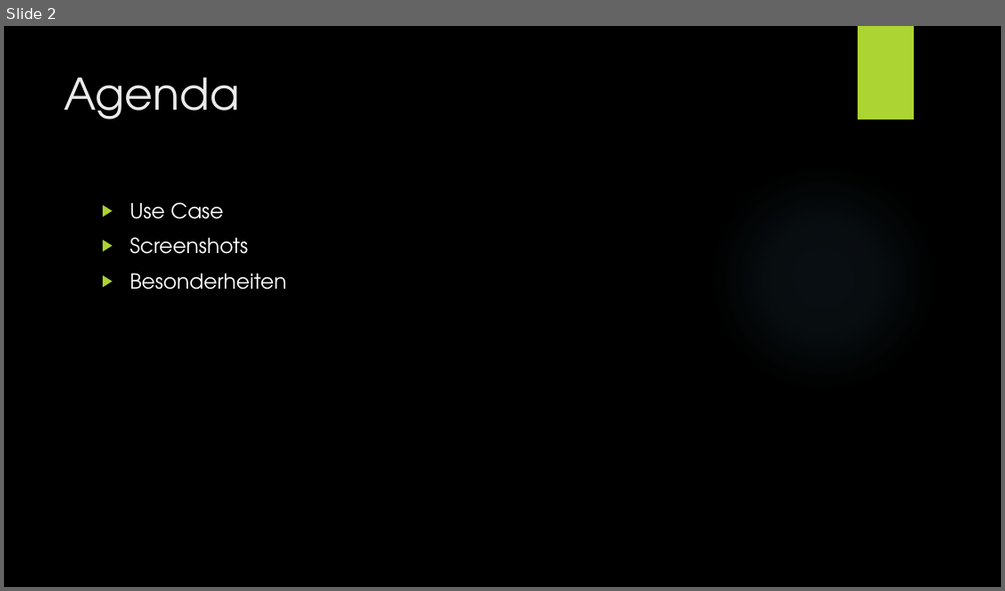
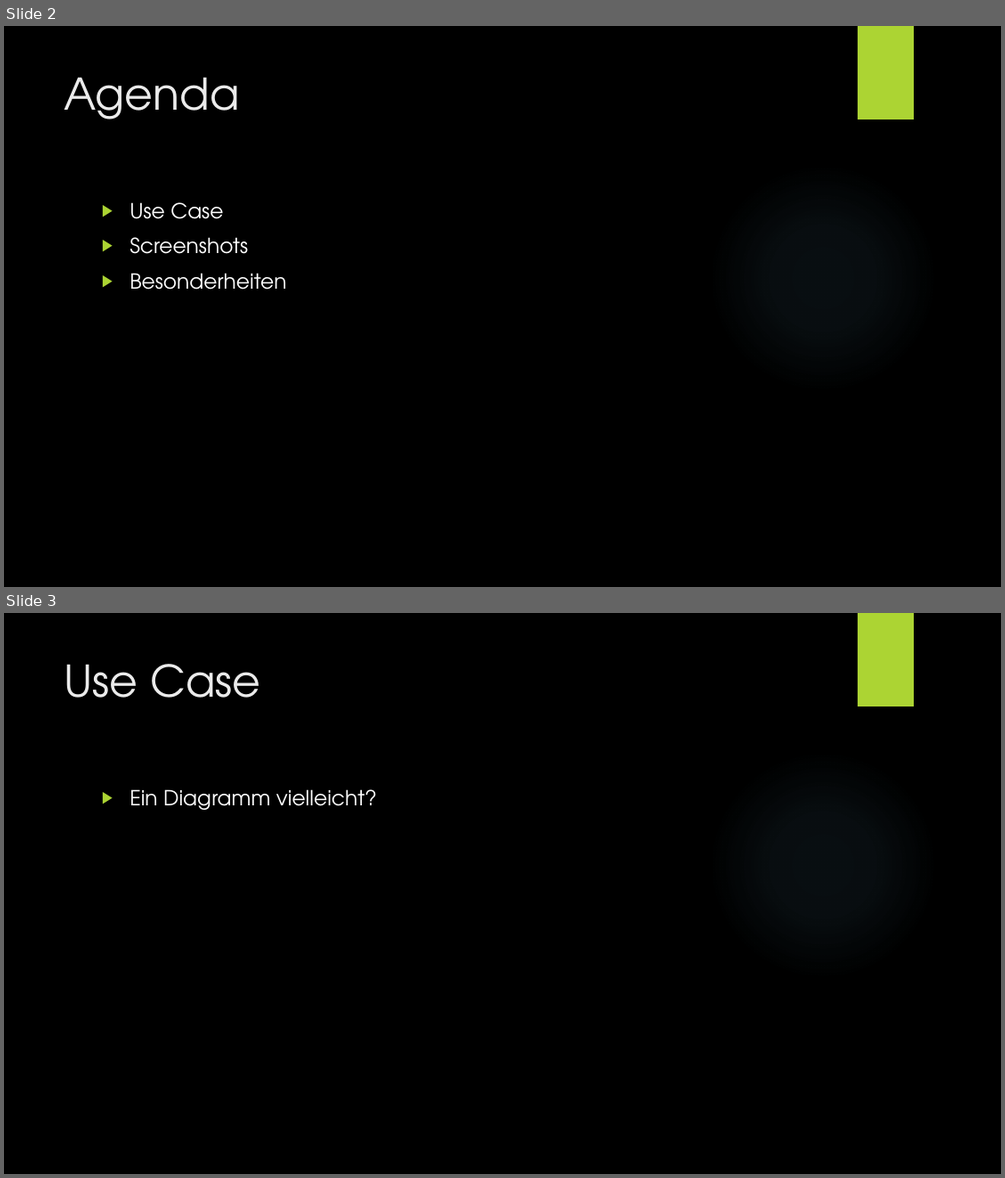
Before and after one commit to Wenja26/rezept, a slide deck: Rezptapp.pptx. Shown one above the other, each under a label of ours: slide 2 before the commit, slides 2 and 3 after it. The pictures are 1005x591 and 1005x1178 pixels, drawn with LibreOffice and Linux fonts; fonts in the diff are those of the drawing; background and template pictures are left out. Boxes give left, top, right and bottom in pixels: in the first picture for what was removed or moved away, otherwise in the second. Text is boxed around its words. In the diff, an @@ line names an element or a change of style, - is before the commit and + after.

```diff
--- a/Rezptapp.pptx
+++ b/Rezptapp.pptx
@@ slide 3 added at <box>4,613,1001,1174</box>, background picture (left out); not listed: 2 template elements that a slide beside it also shows @@
@@ title added at <box>65,664,260,698</box>, 42 pt, text #EBEBEB @@
+Use Case
@@ text added at <box>129,789,377,810</box>, 20 pt, text #FFFFFF @@
+▶ Ein Diagramm vielleicht?
```
Also in this commit, not shown: 5 other slides added, 23 other files.
